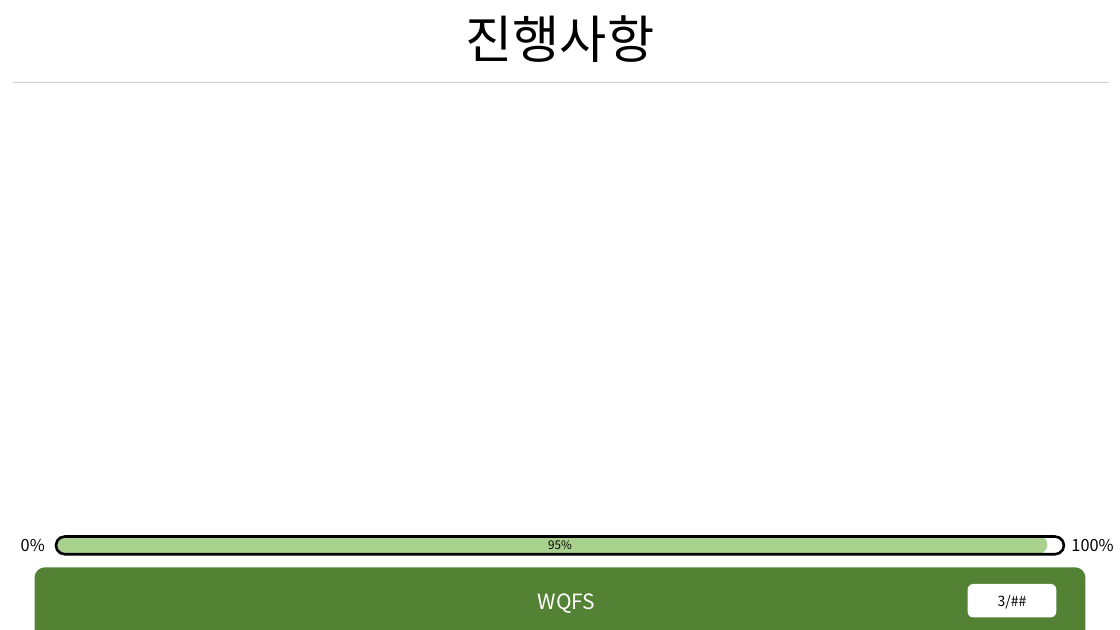
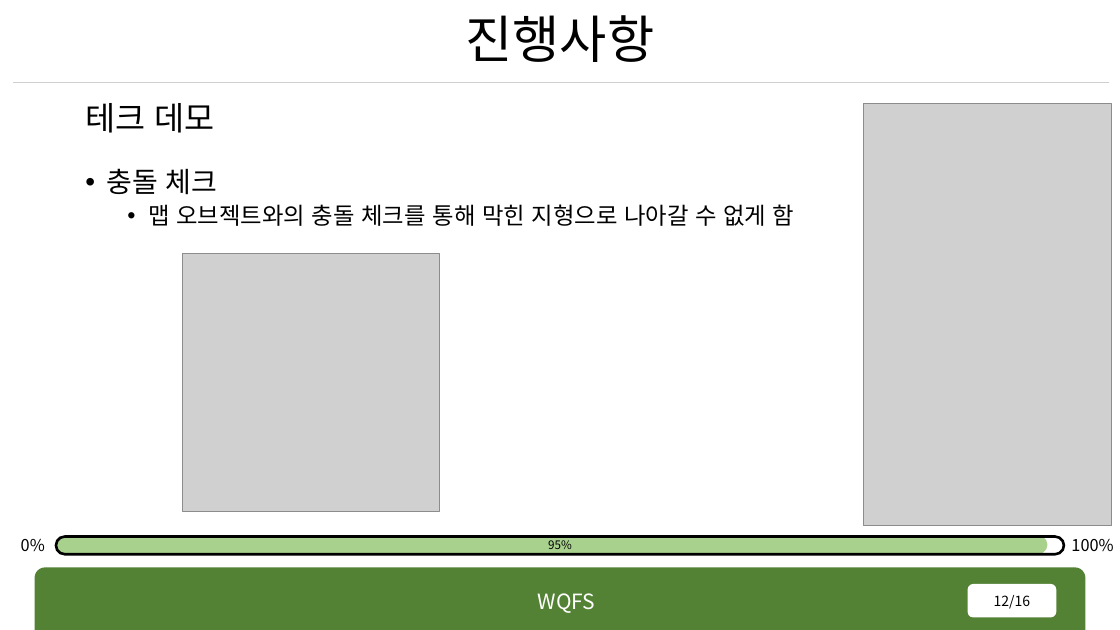
Before and after one commit to rennOobayashi/WQFS, a slide deck: slide 12 of WQFS.pptx (slide 3 before the commit). Drawn at 1120x630 pixels with LibreOffice and Linux fonts; fonts in the diff are those of the drawing; grey boxes stand for pictures. Boxes give left, top, right and bottom in pixels: in the first picture for what was removed or moved away, otherwise in the second. Text is boxed around its words. In the diff, an @@ line names an element or a change of style, - is before the commit and + after.

```diff
--- a/WQFS.pptx
+++ b/WQFS.pptx
@@ text added at (x1=85, y1=103, x2=214, y2=133), 28 pt, text #000000 @@
+테크 데모
@@ picture added at (x1=864, y1=104, x2=1112, y2=526) @@
@@ text added at (x1=106, y1=168, x2=794, y2=226), 20 pt, text #000000 @@
+• 충돌 체크
+  • 맵 오브젝트와의 충돌 체크를 통해 막힌 지형으로 나아갈 수 없게 함
@@ picture added at (x1=182, y1=254, x2=439, y2=512) @@
@@ page number at (x1=994, y1=595, x2=1031, y2=609): text changed @@
-3/##
+12/16
```
Also in this commit, not shown: 2 other slides changed, 11 slides added, 40 other files.
